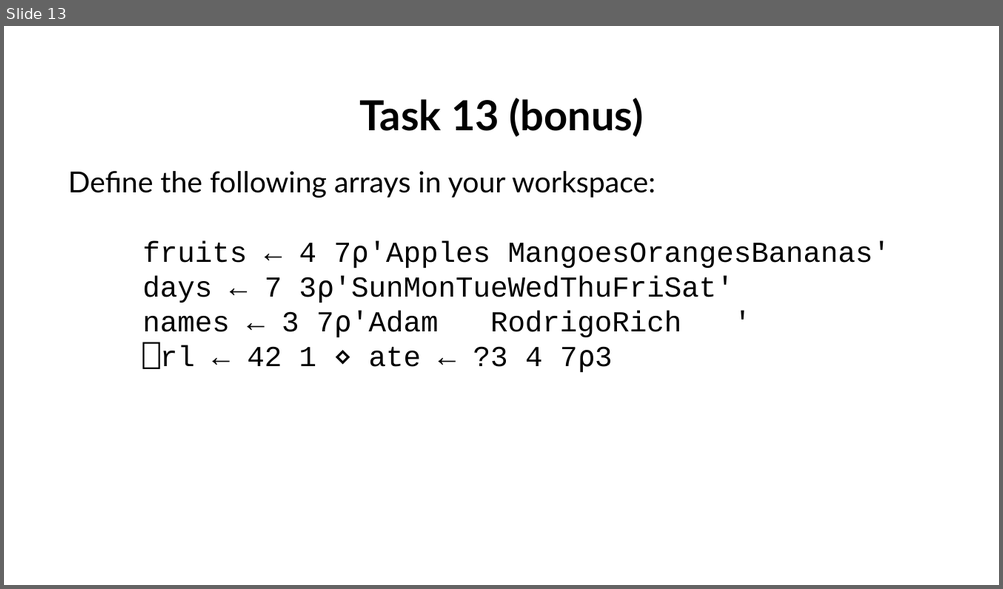
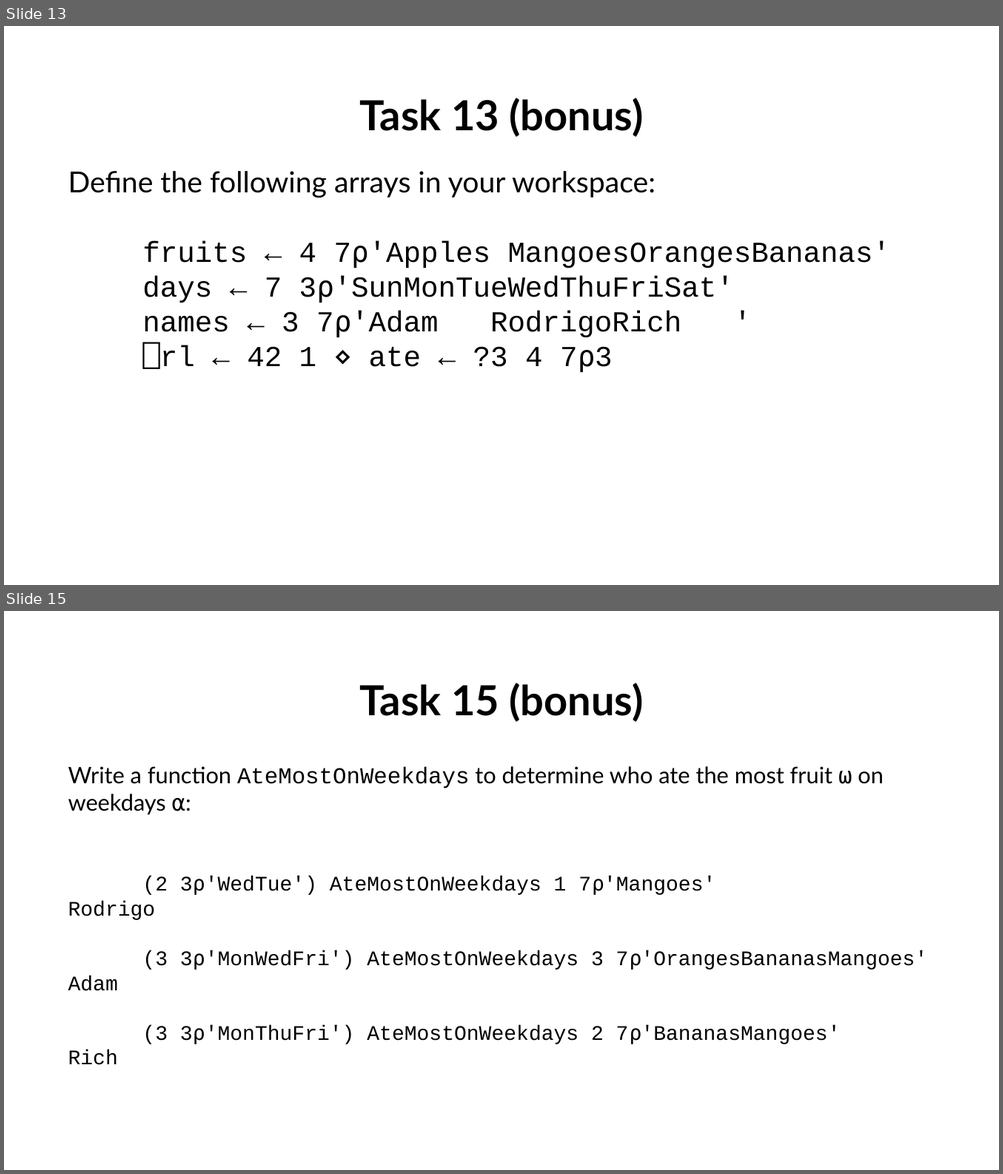
Before and after one commit to abrudz/tasks, a slide deck: tasks5.pptx. Shown one above the other, each under a label of ours: slide 13 before the commit, slides 13 and 15 after it; the slides between them are not shown. The pictures are 1003x589 and 1003x1174 pixels, drawn with LibreOffice and Linux fonts; fonts in the diff are those of the drawing. Boxes give left, top, right and bottom in pixels: in the first picture for what was removed or moved away, otherwise in the second. Text is boxed around its words. In the diff, an @@ line names an element or a change of style, - is before the commit and + after.

Commit message:
fix answers to tasks5 problem 13 onwards (#2)
* submission instructions; fix task 16

* clarify task 13

* fix task 13 etc. examples

```diff
--- a/tasks5.pptx
+++ b/tasks5.pptx
@@ slide 15 added at <box>4,611,999,1170</box>, background #FFFFFF @@
@@ text added at <box>68,683,928,1065</box>, 20 pt, text #000000 @@
+Task 15 (bonus)
+Write a function AteMostOnWeekdays to determine who ate the most fruit ⍵ on weekdays ⍺:
+(2 3⍴'WedTue') AteMostOnWeekdays 1 7⍴'Mangoes'
+Rodrigo
+(3 3⍴'MonWedFri') AteMostOnWeekdays 3 7⍴'OrangesBananasMangoes'
+Adam
+(3 3⍴'MonThuFri') AteMostOnWeekdays 2 7⍴'BananasMangoes'
+Rich
```
Also in this commit, not shown: 1 slide changed, 1 other slide added, 2 slides removed, 3 other files.
